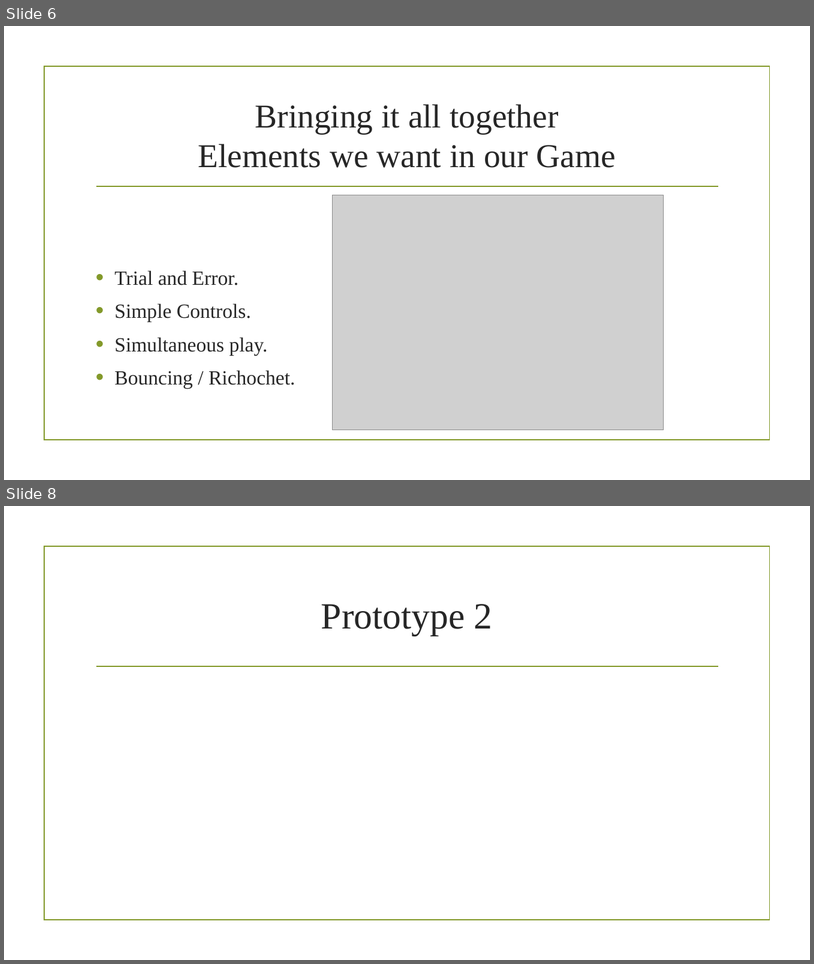
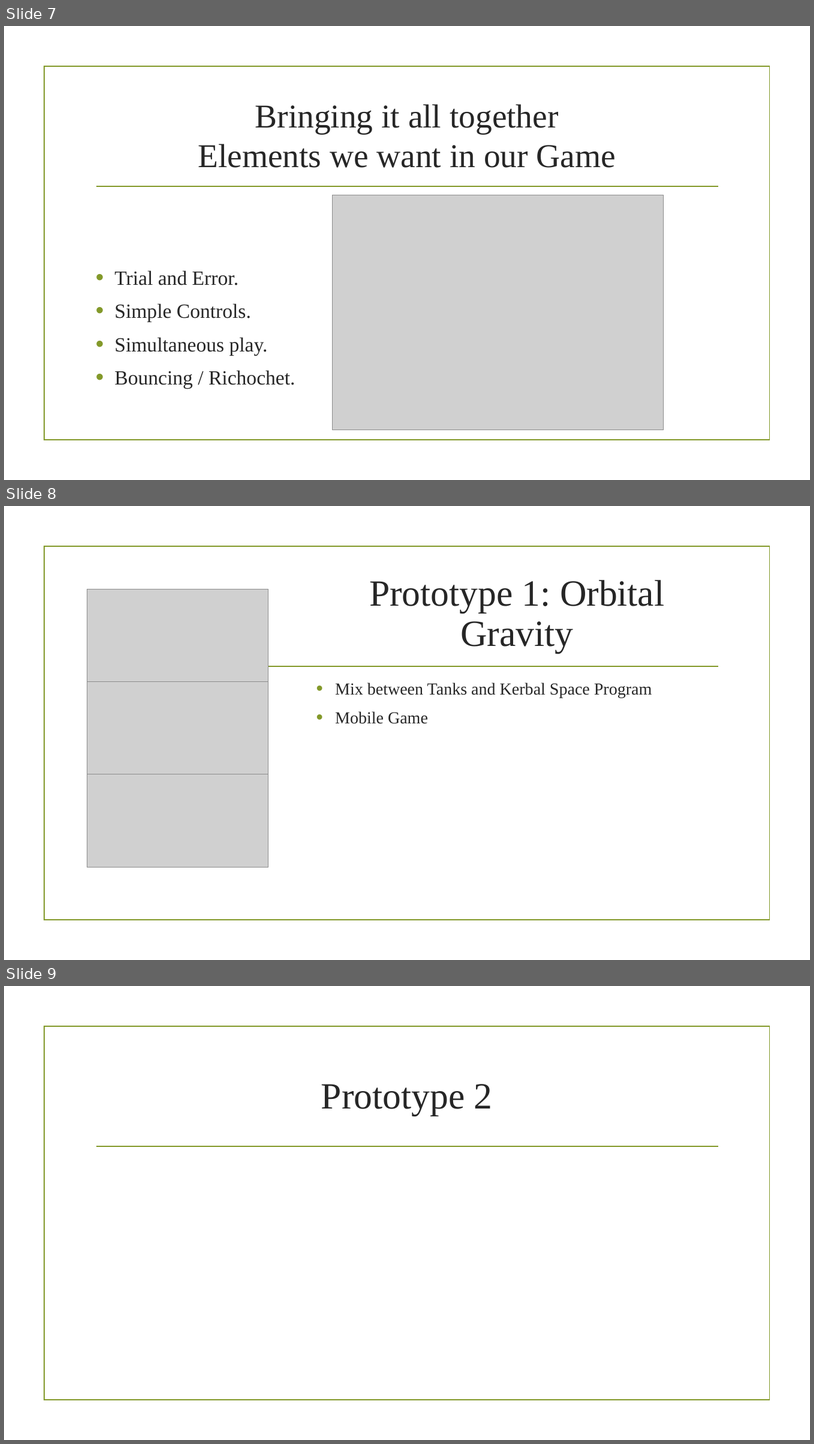
Before and after one commit to UoSGamesGroups/second-semester-dm-group-1, a slide deck: docs/presentation/Adversarial Physics.pptx. Shown one above the other, each under a label of ours: slides 6 and 8 before the commit, slides 7, 8 and 9 after it; the slides between them are not shown. The pictures are 814x964 and 814x1444 pixels, drawn with LibreOffice and Linux fonts; fonts in the diff are those of the drawing; grey boxes stand for pictures; background and template pictures are left out. Boxes give left, top, right and bottom in pixels: in the first picture for what was removed or moved away, otherwise in the second. Text is boxed around its words. In the diff, an @@ line names an element or a change of style, - is before the commit and + after.

Commit message:
Slide for Assembler 3 and Prototype 1

```diff
--- a/docs/presentation/Adversarial Physics.pptx
+++ b/docs/presentation/Adversarial Physics.pptx
@@ slide 8 added at bbox=[4, 506, 810, 960], background picture (left out); not listed: 2 template elements that a slide beside it also shows @@
@@ picture added at bbox=[87, 589, 269, 681] @@
@@ title added at bbox=[369, 580, 665, 652], 44 pt, text #262626 @@
+Prototype 1: Orbital Gravity
@@ picture added at bbox=[87, 681, 269, 774] @@
@@ text added at bbox=[335, 682, 652, 724], 20 pt, text #262626 @@
+• Mix between Tanks and Kerbal Space Program
+• Mobile Game
@@ picture added at bbox=[87, 774, 269, 867] @@
@@ what was slide 6 is now slide 7 @@
@@ what was slide 8 is now slide 9 @@
```
Also in this commit, not shown: 3 slides changed, 1 other slide added, 1 slide removed.
